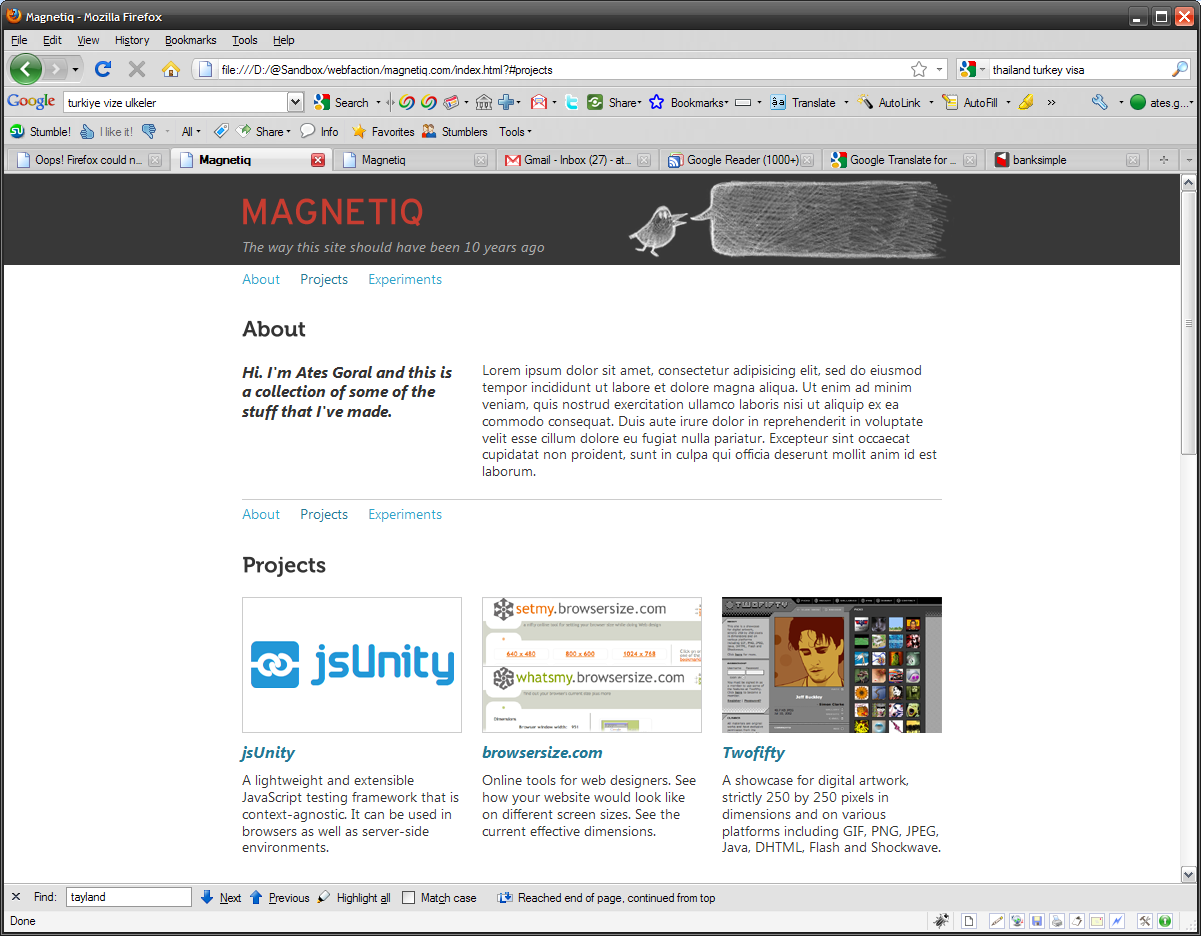
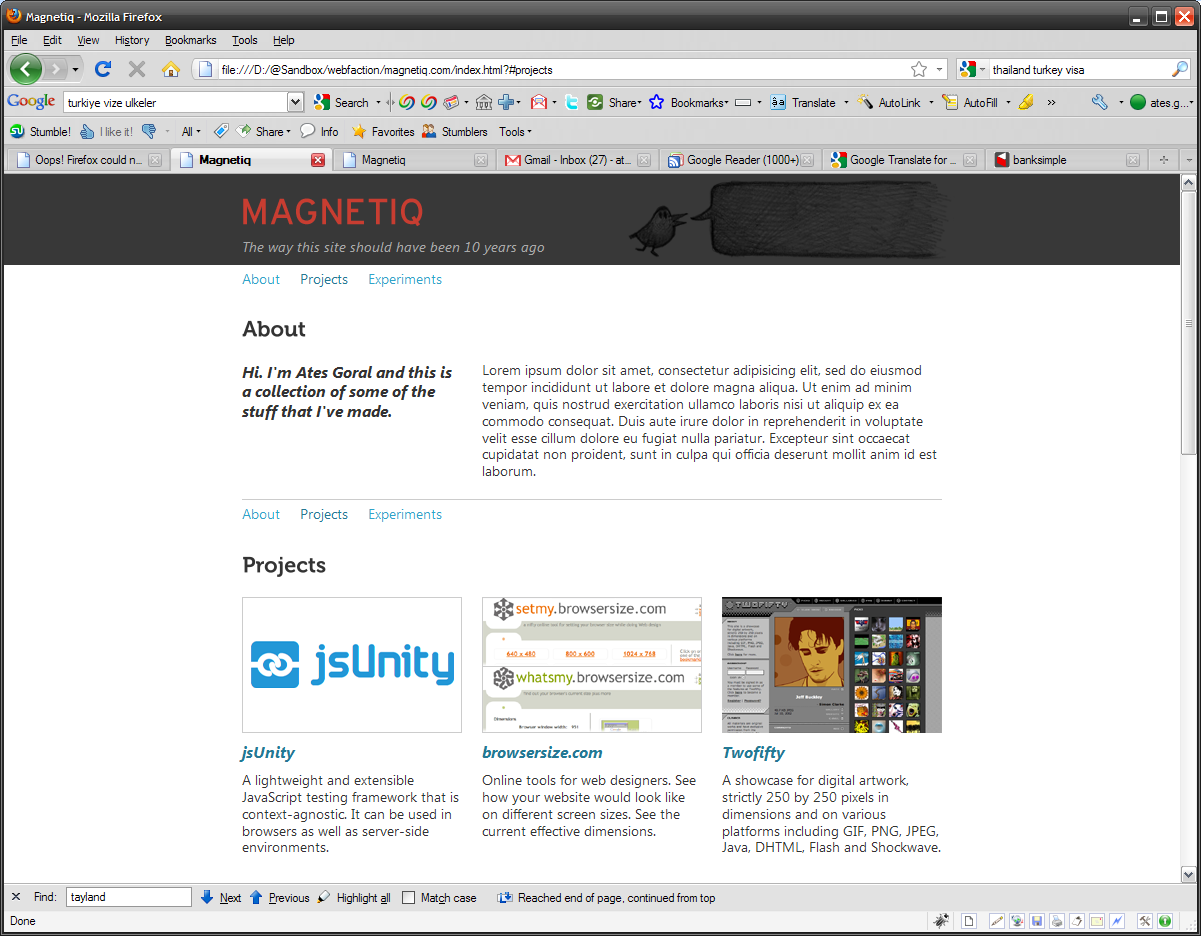
Before/after of a (1201, 936) layered artwork. What changed in the layer stack:
"Layer 7": blend screen → multiply, painted on it over [627, 179, 955, 262]
